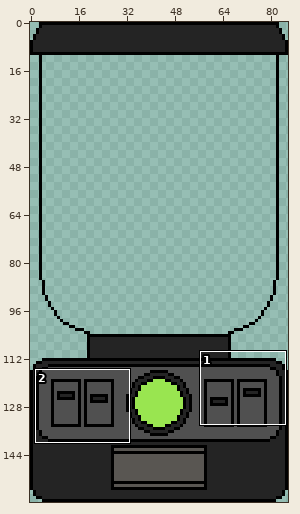
Two states of a sprite sheet, art/blender.png. The picture above shows the old version from afar; the outline marks the close-up.
Close-up. As it was:
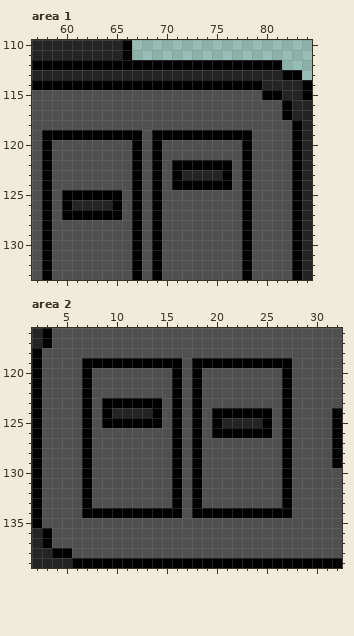
The file is 172x320 pixels, drawn in blocks of 2x2; one block is one cell here. Shown: area 1: x 57..84, y 110..133; area 2: x 2..32, y 116..139.
And afterwards:
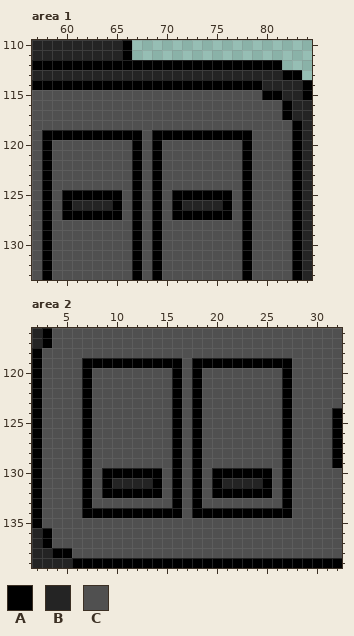
Palette (. is transparent): A #000000  B #242424  C #505050
Edits made:
Changed rows in their new state; - is an unchanged pixel.
Area 1:
first column x 71:
122 CCCCCC
123 CCCCCC
124 CCCCCC
125 AAAAAA
126 ABBBBA
127 AAAAAA
Area 2:
first column x 9:
123 CCCCCC-----------
124 CCCCCC-----CCCCCC
125 CCCCCC-----CCCCCC
126 -----------CCCCCC
first column x 9:
130 AAAAAA-----AAAAAA
131 ABBBBA-----ABBBBA
132 AAAAAA-----AAAAAA
